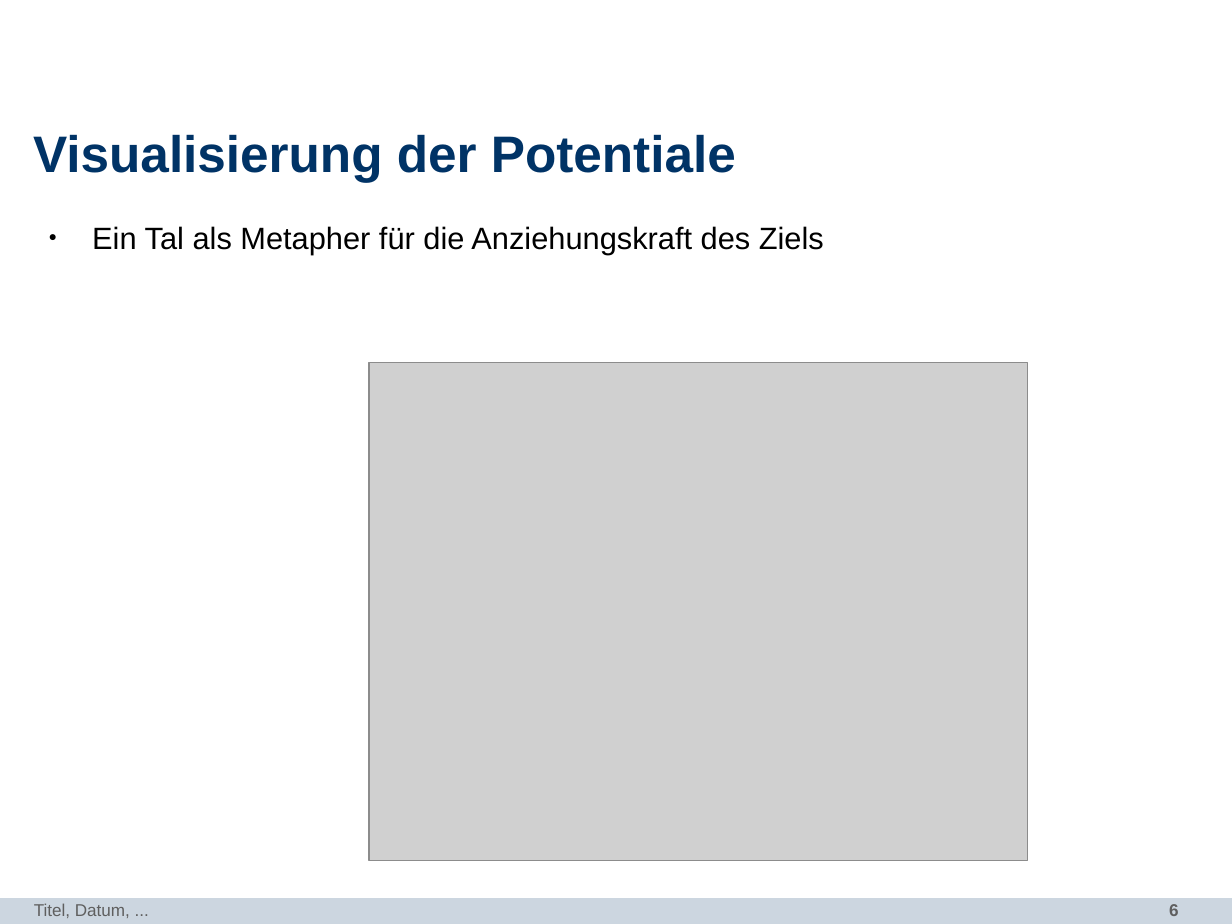
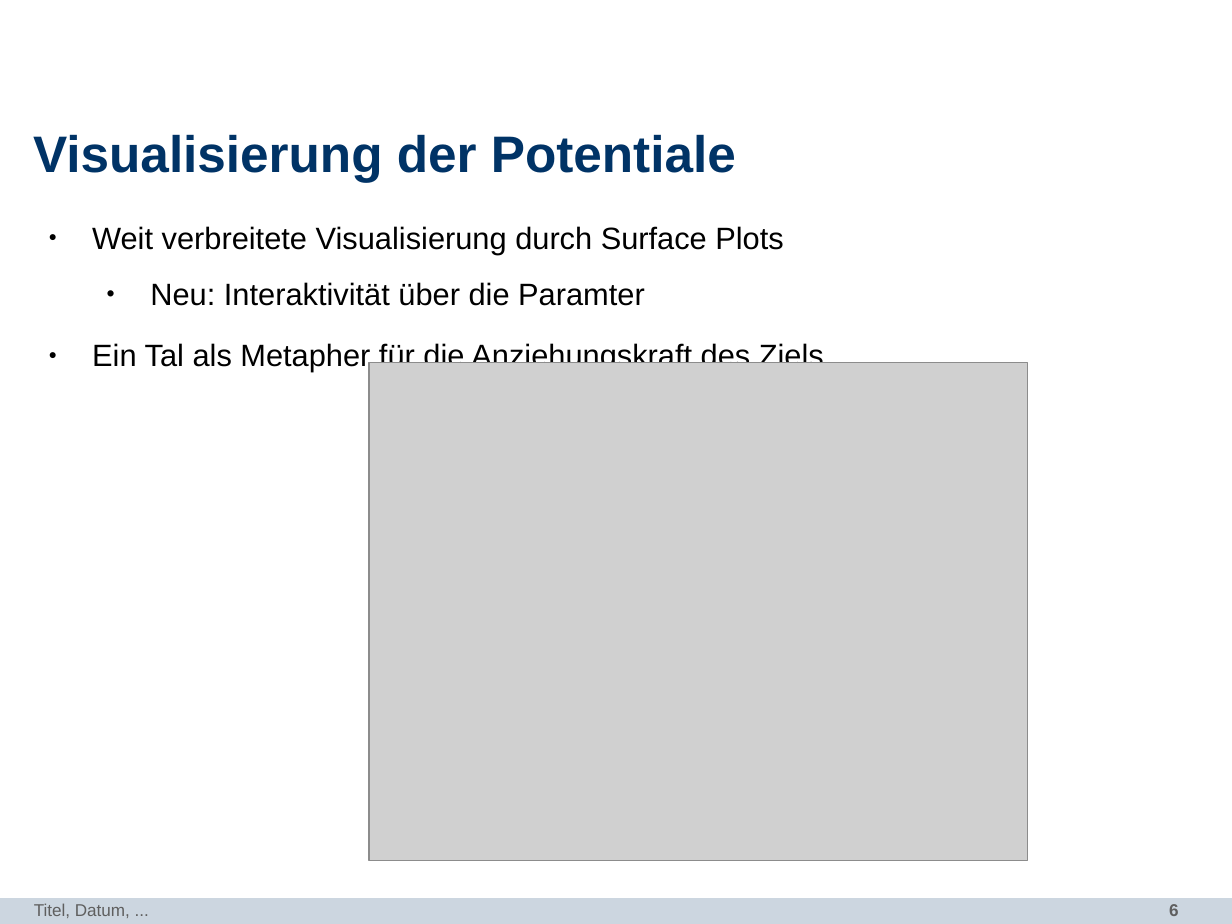
Before and after one commit to mthiop/mthiop.github.io, a slide deck: slide 6 of pres/PP_DataViz.odp. Drawn at 1232x924 pixels with LibreOffice and Linux fonts; fonts in the diff are those of the drawing; grey boxes stand for pictures; background and template pictures are left out. Boxes give left, top, right and bottom in pixels: in the first picture for what was removed or moved away, otherwise in the second. Text is boxed around its words. In the diff, an @@ line names an element or a change of style, - is before the commit and + after.

```diff
--- a/pres/PP_DataViz.odp
+++ b/pres/PP_DataViz.odp
@@ text at (92, 226, 783, 306): paragraphs added @@
+● Weit verbreitete Visualisierung durch Surface Plots
+  • Neu: Interaktivität über die Paramter
```
Also in this commit, not shown: 1 other slide changed.
